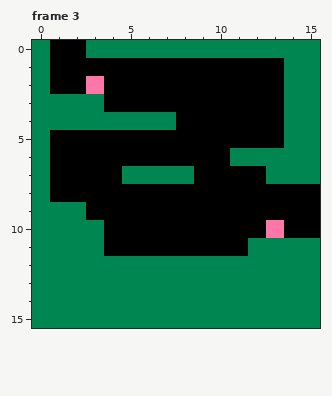
File history of a pixel-art file, src/include/res/map.aseprite. The picture above was drawn from the file before the commit.
16x16 pixels, 4 frames. Shown: frame 3.
After the commit:
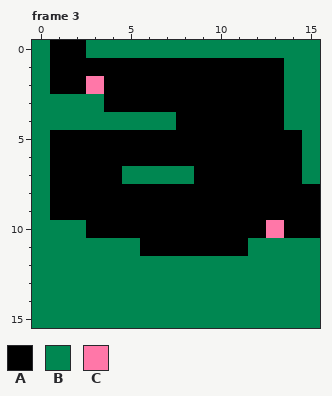
Palette (. is transparent): A #000000  B #008751  C #ff77a8
From old to new:
Frame 3:
The edit turns colour B into colour A in row 5 at x 14; in row 6 at x 11 to 14; in row 7 at x 13 to 14; in row 9 at x 1 to 2; in row 10 at x 3.
The edit turns colour A into colour B in row 11 at x 4 to 5.
